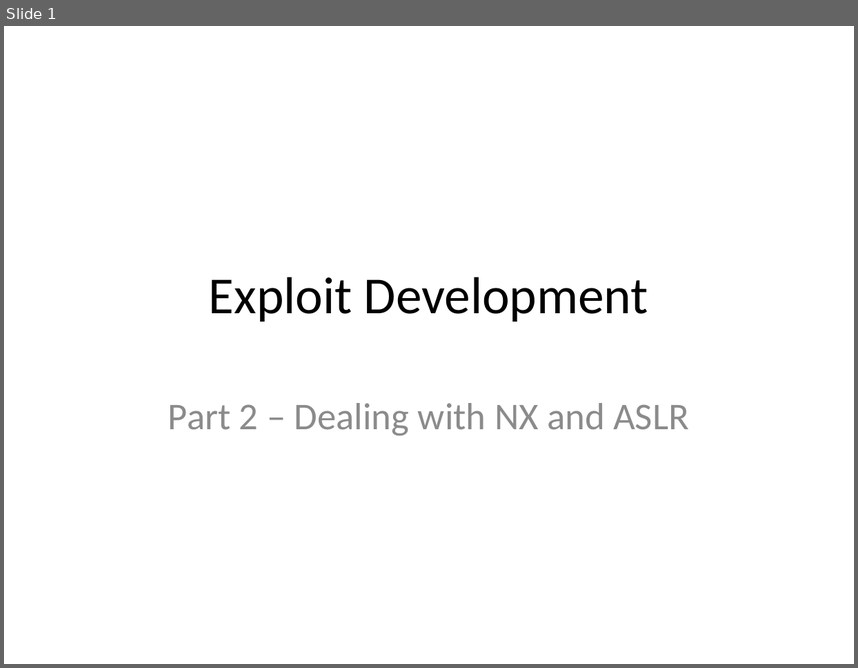
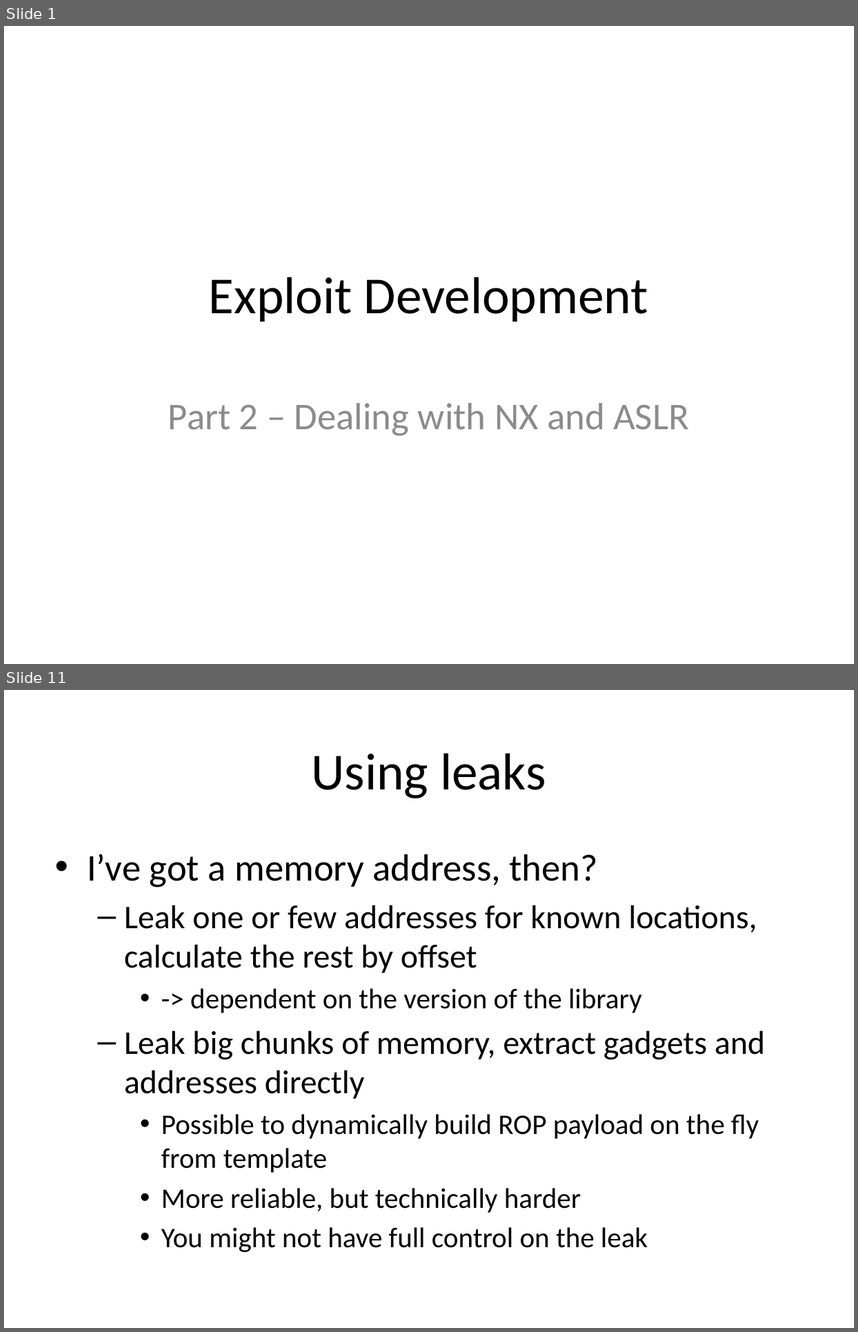
Before and after one commit to m0t/liatioan, a slide deck: slides-2.pptx. Shown one above the other, each under a label of ours: slide 1 before the commit, slides 1 and 11 after it; the slides between them are not shown. The pictures are 858x668 and 858x1332 pixels, drawn with LibreOffice and Linux fonts; fonts in the diff are those of the drawing. Boxes give left, top, right and bottom in pixels: in the first picture for what was removed or moved away, otherwise in the second. Text is boxed around its words. In the diff, an @@ line names an element or a change of style, - is before the commit and + after.

```diff
--- a/slides-2.pptx
+++ b/slides-2.pptx
@@ slide 11 added at (4, 690, 854, 1328), background #FFFFFF @@
@@ title added at (311, 753, 546, 798), 44 pt, text #000000 @@
+Using leaks
@@ text added at (87, 854, 765, 1252), 24 pt, text #000000 @@
+• I’ve got a memory address, then?
+  – Leak one or few addresses for known locations, calculate the rest by offset
+    • -> dependent on the version of the library
+  – Leak big chunks of memory, extract gadgets and addresses directly
+    • Possible to dynamically build ROP payload on the fly from template
+    • More reliable, but technically harder
+    • You might not have full control on the leak
```
Also in this commit, not shown: 5 slides changed, 5 other slides added, 2 slides removed.
